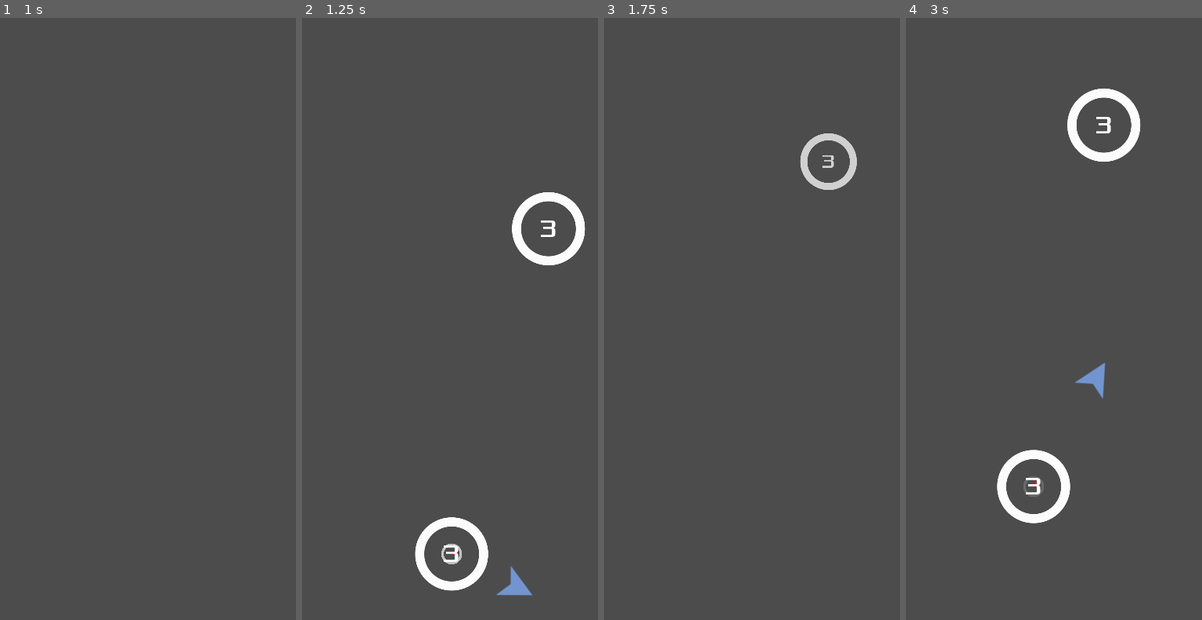
Above: before the commit, frames 1-4 (left to right).
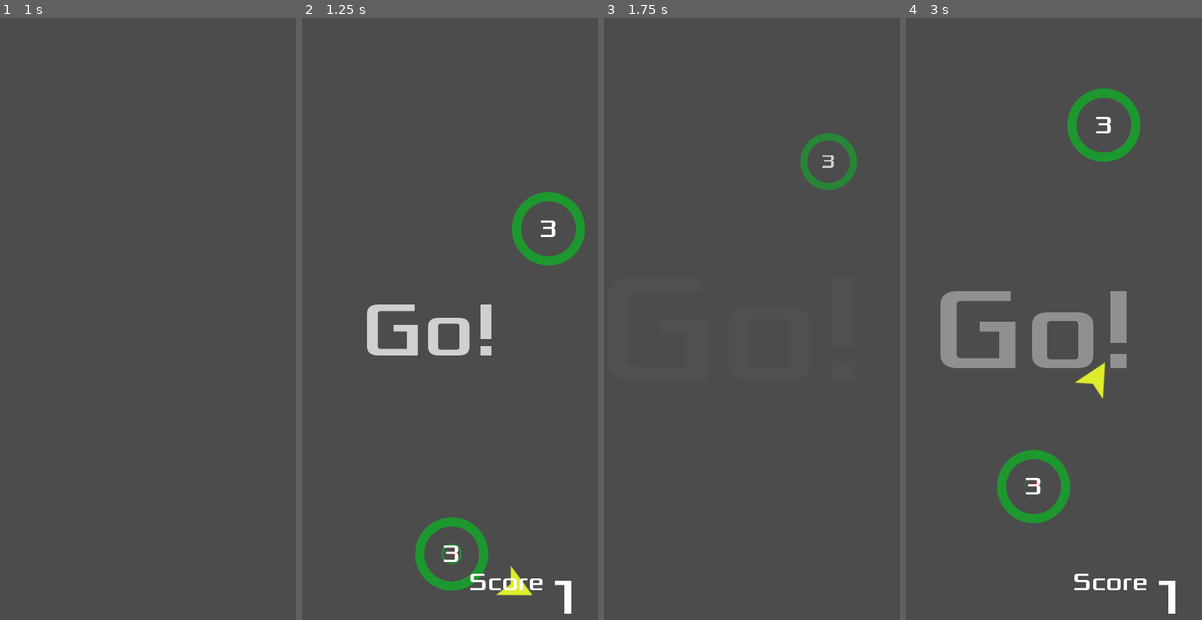
Above: after the commit, the same moments.

Repository: stewchan/circle-jump
Game: Godot game, scene res://objects/Main.tscn
The game is run twice, just before and just after one commit, with the same random seed, the same clock (stepped at 60 frames per second) and the same inputs.
Inputs (mouse positions are in pixels of both pictures, inside the frame that each line leads up to):
- Up to frame 1 (1 s): click (59, 204) at 0.5 s
- Up to frame 2 (1.25 s): no input
- Up to frame 3 (1.75 s): move the mouse to (805, 300) at 1.27 s; click (805, 300) at 1.42 s
- Up to frame 4 (3 s): click (1071, 204) at 2 s; move the mouse to (965, 361) at 2.77 s; click (965, 361) at 2.92 s

Frame 1 is identical in both runs. In frame 2, 4.4% of the frame differs, in the area x 21-96%, y 28-99%; in frame 3, 0.6%; in frame 4, 6.4%, in the area x 11-92%, y 11-99%.

Commit message:
Add score

Diff:
--- a/objects/Circle.tscn
+++ b/objects/Circle.tscn
@@ -7,7 +7,7 @@
 
 [sub_resource type="ShaderMaterial" id=1]
 shader = ExtResource( 1 )
-shader_param/color = Color( 0.992157, 0.992157, 0.992157, 1 )
+shader_param/color = Color( 0.113725, 0.6, 0.188235, 1 )
 
 [sub_resource type="CircleShape2D" id=2]
 radius = 134.0
--- a/objects/Jumper.tscn
+++ b/objects/Jumper.tscn
@@ -6,7 +6,7 @@
 
 [sub_resource type="ShaderMaterial" id=1]
 shader = ExtResource( 3 )
-shader_param/color = Color( 0.45098, 0.588235, 0.827451, 1 )
+shader_param/color = Color( 0.87451, 0.933333, 0.172549, 1 )
 
 [sub_resource type="Gradient" id=2]
 offsets = PoolRealArray( 0, 0.0026178, 1 )
--- a/objects/Main.gd
+++ b/objects/Main.gd
@@ -4,10 +4,11 @@
 var Jumper = preload("res://objects/Jumper.tscn")
 
 var player
-
+var score
 
 func _ready() -> void:
 	randomize()
+	$HUD.hide()
 
 
 func new_game():
@@ -18,9 +19,15 @@
 	player.connect("captured", self, "_on_Jumper_captured")
 	player.connect("died", self, "_on_Jumper_died")
 	spawn_circle($StartPosition.position)
+	score = 0
+	$HUD.update_score(score)
+	$HUD.show()
+	$HUD.show_message("Go!")
 
 
 func _on_Jumper_captured(object):
+	score += 1
+	$HUD.update_score(score)
 	$Camera2D.position = object.position
 	object.capture(player)
 	call_deferred("spawn_circle")
@@ -29,6 +36,7 @@
 func _on_Jumper_died():
 	get_tree().call_group("circles", "implode")
 	$Screens.game_over()
+	$HUD.hide()
 
 
 func spawn_circle(_position = null) -> void:
--- a/objects/Main.tscn
+++ b/objects/Main.tscn
@@ -1,7 +1,8 @@
-[gd_scene load_steps=3 format=2]
+[gd_scene load_steps=4 format=2]
 
 [ext_resource path="res://objects/Main.gd" type="Script" id=1]
 [ext_resource path="res://ui/Screens.tscn" type="PackedScene" id=2]
+[ext_resource path="res://ui/HUD.tscn" type="PackedScene" id=3]
 
 [node name="Main" type="Node2D"]
 script = ExtResource( 1 )
@@ -17,4 +18,6 @@
 smoothing_enabled = true
 smoothing_speed = 10.0
 
+[node name="HUD" parent="." instance=ExtResource( 3 )]
+
 [connection signal="start_game" from="Screens" to="." method="new_game"]
--- /dev/null
+++ b/ui/HUD.gd
@@ -0,0 +1,18 @@
+extends CanvasLayer
+
+
+func show_message(text):
+	$Message.text = text
+	$AnimationPlayer.play("show_message")
+
+
+func hide():
+	$ScoreBox.hide()
+
+
+func show():
+	$ScoreBox.show()
+
+
+func update_score(value):
+	$ScoreBox/HBoxContainer/Score.text = str(value)
--- /dev/null
+++ b/ui/HUD.tscn
@@ -0,0 +1,183 @@
+[gd_scene load_steps=9 format=2]
+
+[ext_resource path="res://assets/fonts/Xolonium-Regular.ttf" type="DynamicFontData" id=1]
+[ext_resource path="res://ui/HUD.gd" type="Script" id=2]
+
+[sub_resource type="DynamicFont" id=1]
+size = 32
+font_data = ExtResource( 1 )
+
+[sub_resource type="DynamicFont" id=2]
+size = 64
+font_data = ExtResource( 1 )
+
+[sub_resource type="DynamicFont" id=3]
+size = 32
+font_data = ExtResource( 1 )
+
+[sub_resource type="Animation" id=4]
+length = 0.001
+tracks/0/type = "value"
+tracks/0/path = NodePath("Message:custom_fonts/font:size")
+tracks/0/interp = 1
+tracks/0/loop_wrap = true
+tracks/0/imported = false
+tracks/0/enabled = true
+tracks/0/keys = {
+"times": PoolRealArray( 0 ),
+"transitions": PoolRealArray( 1 ),
+"update": 0,
+"values": [ 32 ]
+}
+tracks/1/type = "value"
+tracks/1/path = NodePath("Message:visible")
+tracks/1/interp = 1
+tracks/1/loop_wrap = true
+tracks/1/imported = false
+tracks/1/enabled = true
+tracks/1/keys = {
+"times": PoolRealArray( 0 ),
+"transitions": PoolRealArray( 1 ),
+"update": 0,
+"values": [ false ]
+}
+tracks/2/type = "value"
+tracks/2/path = NodePath("Message:modulate")
+tracks/2/interp = 1
+tracks/2/loop_wrap = true
+tracks/2/imported = false
+tracks/2/enabled = true
+tracks/2/keys = {
+"times": PoolRealArray( 0 ),
+"transitions": PoolRealArray( 1 ),
+"update": 0,
+"values": [ Color( 1, 1, 1, 1 ) ]
+}
+
+[sub_resource type="Animation" id=5]
+resource_name = "init"
+length = 0.1
+tracks/0/type = "value"
+tracks/0/path = NodePath("Message:custom_fonts/font:size")
+tracks/0/interp = 1
+tracks/0/loop_wrap = true
+tracks/0/imported = false
+tracks/0/enabled = true
+tracks/0/keys = {
+"times": PoolRealArray( 0 ),
+"transitions": PoolRealArray( 1 ),
+"update": 1,
+"values": [ 64 ]
+}
+tracks/1/type = "value"
+tracks/1/path = NodePath("Message:visible")
+tracks/1/interp = 1
+tracks/1/loop_wrap = true
+tracks/1/imported = false
+tracks/1/enabled = true
+tracks/1/keys = {
+"times": PoolRealArray( 0 ),
+"transitions": PoolRealArray( 1 ),
+"update": 1,
+"values": [ false ]
+}
+
+[sub_resource type="Animation" id=6]
+resource_name = "show_message"
+length = 0.75
+tracks/0/type = "value"
+tracks/0/path = NodePath("Message:visible")
+tracks/0/interp = 1
+tracks/0/loop_wrap = true
+tracks/0/imported = false
+tracks/0/enabled = true
+tracks/0/keys = {
+"times": PoolRealArray( 0 ),
+"transitions": PoolRealArray( 1 ),
+"update": 1,
+"values": [ true ]
+}
+tracks/1/type = "value"
+tracks/1/path = NodePath("Message:custom_fonts/font:size")
+tracks/1/interp = 1
+tracks/1/loop_wrap = true
+tracks/1/imported = false
+tracks/1/enabled = true
+tracks/1/keys = {
+"times": PoolRealArray( 0, 0.7 ),
+"transitions": PoolRealArray( 1, 1 ),
+"update": 0,
+"values": [ 64, 200 ]
+}
+tracks/2/type = "value"
+tracks/2/path = NodePath("Message:modulate")
+tracks/2/interp = 1
+tracks/2/loop_wrap = true
+tracks/2/imported = false
+tracks/2/enabled = true
+tracks/2/keys = {
+"times": PoolRealArray( 0, 0.7 ),
+"transitions": PoolRealArray( 1, 1 ),
+"update": 0,
+"values": [ Color( 1, 1, 1, 1 ), Color( 1, 1, 1, 0 ) ]
+}
+
+[node name="HUD" type="CanvasLayer"]
+script = ExtResource( 2 )
+
+[node name="ScoreBox" type="MarginContainer" parent="."]
+anchor_left = 0.5
+anchor_top = 1.0
+anchor_right = 0.5
+anchor_bottom = 1.0
+margin_left = -215.0
+margin_top = -118.0
+margin_right = 215.0
+custom_constants/margin_right = 20
+custom_constants/margin_top = 20
+custom_constants/margin_left = 20
+custom_constants/margin_bottom = 20
+
+[node name="HBoxContainer" type="HBoxContainer" parent="ScoreBox"]
+margin_left = 20.0
+margin_top = 20.0
+margin_right = 410.0
+margin_bottom = 98.0
+alignment = 2
+
+[node name="Label" type="Label" parent="ScoreBox/HBoxContainer"]
+margin_left = 155.0
+margin_right = 251.0
+margin_bottom = 78.0
+size_flags_vertical = 5
+custom_fonts/font = SubResource( 1 )
+text = "Score"
+
+[node name="Score" type="Label" parent="ScoreBox/HBoxContainer"]
+margin_left = 255.0
+margin_right = 390.0
+margin_bottom = 78.0
+size_flags_vertical = 5
+custom_fonts/font = SubResource( 2 )
+text = "100"
+
+[node name="Message" type="Label" parent="."]
+visible = false
+anchor_top = 0.5
+anchor_right = 1.0
+anchor_bottom = 0.5
+margin_top = -19.5
+margin_bottom = 19.5
+grow_horizontal = 2
+grow_vertical = 2
+custom_fonts/font = SubResource( 3 )
+text = "Message"
+align = 1
+valign = 1
+clip_text = true
+
+[node name="AnimationPlayer" type="AnimationPlayer" parent="."]
+autoplay = "init"
+anims/RESET = SubResource( 4 )
+anims/init = SubResource( 5 )
+anims/show_message = SubResource( 6 )
